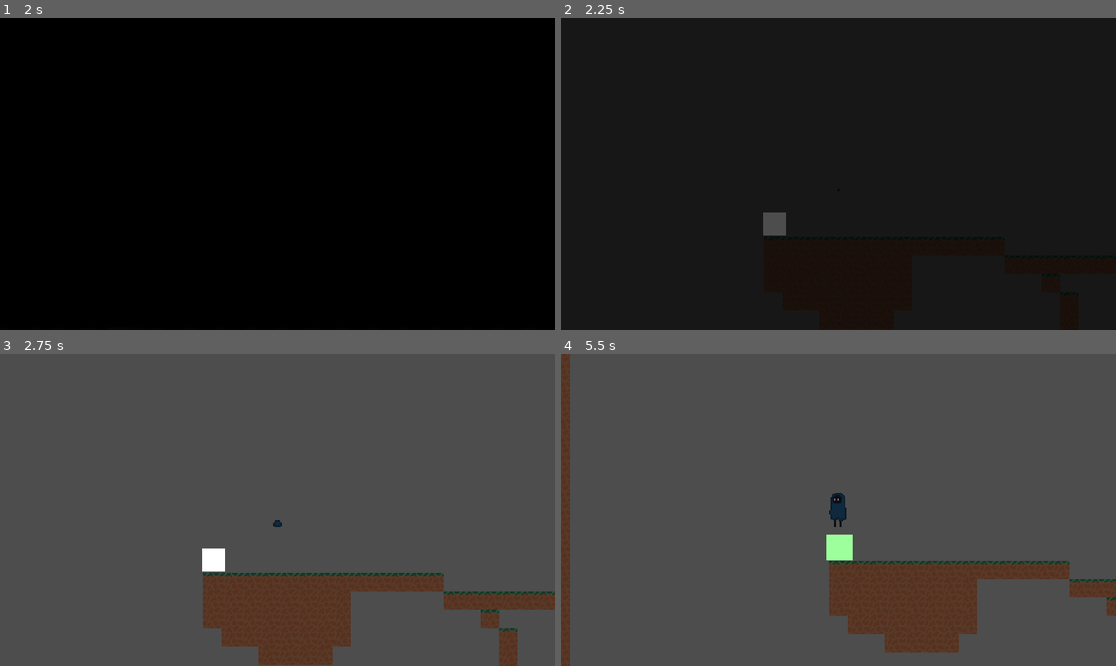
Above: before the commit, frames 1-4 (two rows, left to right).
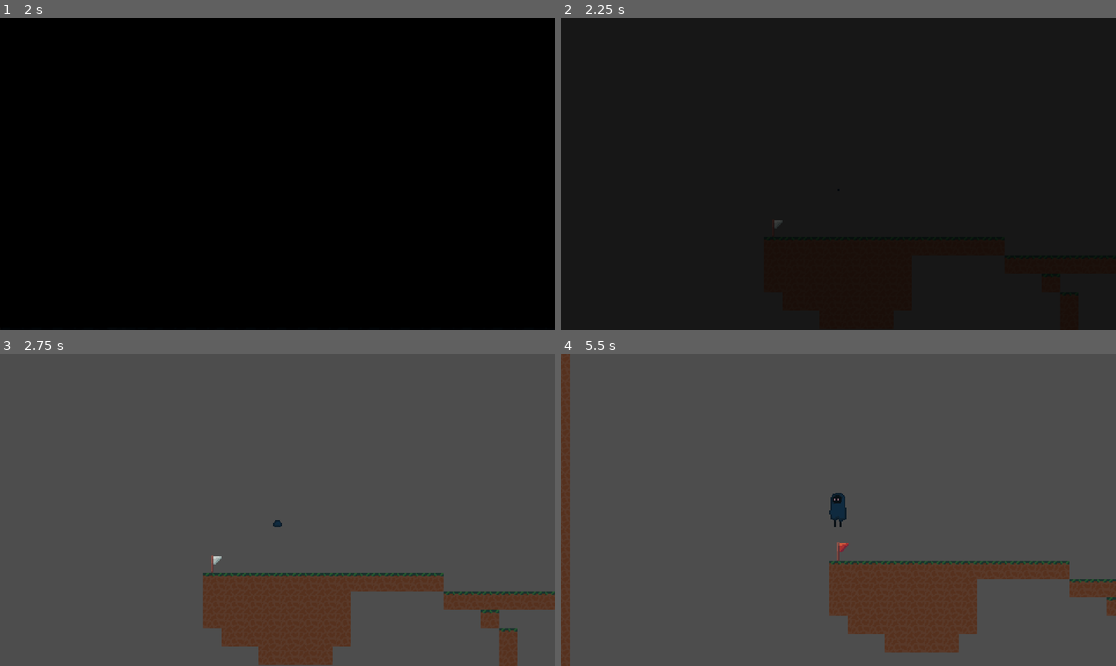
Above: after the commit, the same moments.

Repository: Sukarth/Hackclub-Jumpstart-Game
Game: Godot game, scene res://main_menu.tscn
Same seed, same stepped clock (60 frames per second), same inputs: the game is played once before the commit and once after it.
Inputs:
- Up to frame 1 (2 s): click "Start" at 0.5 s; click "Start" at 1.25 s
- Up to frame 2 (2.25 s): tap Enter at 2 s; hold D (move_right) from 2.03 s (still down); hold F (show_progress) from 2.03 s (still down)
- Up to frame 3 (2.75 s): keep holding D (move_right); keep holding F (show_progress); tap Space (jump) at 2.27 s
- Up to frame 4 (5.5 s): release D (move_right) at 2.78 s; release F (show_progress) at 2.78 s; hold S (move_down) 2.78-3.53 s; tap E (trigger_sacrifice) at 2.85, 4.35 s; tap Space (jump) at 3.02, 4.25, 4.52, 5.27 s; hold D (move_right) 3.53-4.28 s; hold F (show_progress) 3.53-4.28 s; hold W (move_up) 4.28-5.03 s; hold A (move_left) from 5.03 s (still down); hold F (show_progress) from 5.03 s (still down)

Frame 1 is identical in both runs. In frame 2, 0.3% of the frame differs, in the area x 36-41%, y 62-70%; in frame 3, 0.3%; in frame 4, 0.4%, in the area x 47-53%, y 57-67%.

Commit message:
levelEntrances and checkpoints

Diff:
--- a/Checkpoint.tscn
+++ b/Checkpoint.tscn
@@ -1,17 +1,45 @@
-[gd_scene load_steps=4 format=3 uid="uid://5ifg87a640aq"]
+[gd_scene load_steps=7 format=3 uid="uid://d3y8eoxg1m5ba"]
 
 [ext_resource type="Script" uid="uid://cpbv366j35ja7" path="res://scripts/Checkpoint.gd" id="1_ir6d7"]
+[ext_resource type="Texture2D" uid="uid://bc3ixqtd02thr" path="res://res/tiles/misc_spritesheet.png" id="2_yt2a0"]
 
-[sub_resource type="CanvasTexture" id="CanvasTexture_yt2a0"]
+[sub_resource type="AtlasTexture" id="AtlasTexture_m6gyp"]
+atlas = ExtResource("2_yt2a0")
+region = Rect2(0, 32, 16, 16)
+
+[sub_resource type="AtlasTexture" id="AtlasTexture_j5qqt"]
+atlas = ExtResource("2_yt2a0")
+region = Rect2(0, 16, 16, 16)
+
+[sub_resource type="SpriteFrames" id="SpriteFrames_ir6d7"]
+animations = [{
+"frames": [{
+"duration": 1.0,
+"texture": SubResource("AtlasTexture_m6gyp")
+}],
+"loop": true,
+"name": &"active",
+"speed": 5.0
+}, {
+"frames": [{
+"duration": 1.0,
+"texture": SubResource("AtlasTexture_j5qqt")
+}],
+"loop": true,
+"name": &"default",
+"speed": 5.0
+}]
 
 [sub_resource type="RectangleShape2D" id="RectangleShape2D_j5qqt"]
 
 [node name="Checkpoint" type="Area2D"]
 script = ExtResource("1_ir6d7")
 
-[node name="Sprite2D" type="Sprite2D" parent="."]
-scale = Vector2(20, 20)
-texture = SubResource("CanvasTexture_yt2a0")
+[node name="Sprite2D" type="AnimatedSprite2D" parent="."]
+texture_filter = 1
+position = Vector2(0, 3)
+sprite_frames = SubResource("SpriteFrames_ir6d7")
+animation = &"active"
 
 [node name="CollisionShape2D" type="CollisionShape2D" parent="."]
 shape = SubResource("RectangleShape2D_j5qqt")
--- a/LevelExit.tscn
+++ b/LevelExit.tscn
@@ -1,8 +1,11 @@
-[gd_scene load_steps=4 format=3 uid="uid://dualpgyixyf1r"]
+[gd_scene load_steps=5 format=3 uid="uid://bggajli62pjm"]
 
 [ext_resource type="Script" uid="uid://8j302a1j57xj" path="res://scripts/LevelExit.gd" id="1_arm25"]
+[ext_resource type="Texture2D" uid="uid://bc3ixqtd02thr" path="res://res/tiles/misc_spritesheet.png" id="2_n8lvt"]
 
-[sub_resource type="PlaceholderTexture2D" id="PlaceholderTexture2D_n8lvt"]
+[sub_resource type="AtlasTexture" id="AtlasTexture_xag1w"]
+atlas = ExtResource("2_n8lvt")
+region = Rect2(0, 0, 16, 16)
 
 [sub_resource type="RectangleShape2D" id="RectangleShape2D_xag1w"]
 
@@ -10,8 +13,7 @@
 script = ExtResource("1_arm25")
 
 [node name="Sprite2D" type="Sprite2D" parent="."]
-scale = Vector2(20, 20)
-texture = SubResource("PlaceholderTexture2D_n8lvt")
+texture = SubResource("AtlasTexture_xag1w")
 
 [node name="CollisionShape2D" type="CollisionShape2D" parent="."]
 shape = SubResource("RectangleShape2D_xag1w")
--- a/scripts/Checkpoint.gd
+++ b/scripts/Checkpoint.gd
@@ -8,8 +8,8 @@
 # Visual feedback
 @onready var sprite = $Sprite2D if has_node("Sprite2D") else null
 var is_activated: bool = false
-var original_color: Color
-var activated_color: Color = Color.GREEN
+var original_sprite = "default"
+var activated_sprite = "active"
 
 func _ready():
 	# Connect signals if not already connected (scene connections take priority)
@@ -18,7 +18,7 @@
 
 	# Set up visual feedback
 	if sprite:
-		original_color = sprite.modulate
+		sprite.play("default")
 
 	# Auto-activate if it's the level start
 	if is_level_start:
@@ -47,9 +47,7 @@
 
 	if sprite and show_activation_effect:
 		# Color change effect
-		var tween = create_tween()
-		tween.tween_property(sprite, "modulate", activated_color, 0.3)
-
+		$Sprite2D.play("active")
 		# Optional: Particle effect or sound
 		spawn_activation_effect()
 
